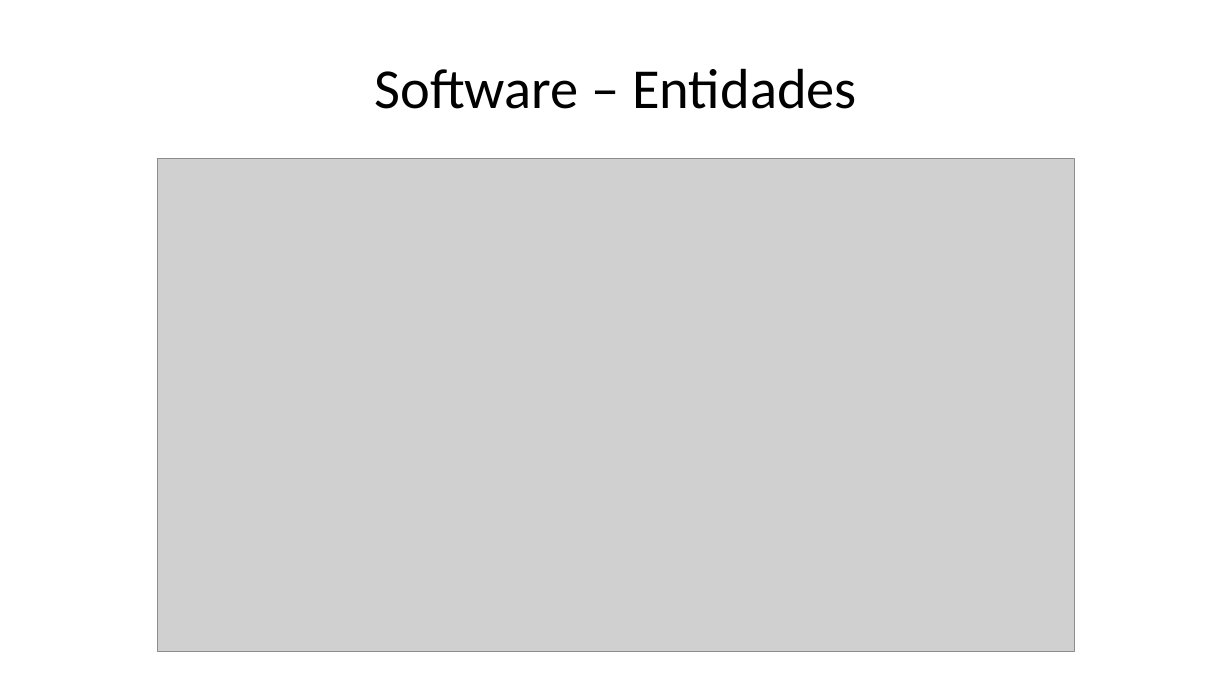
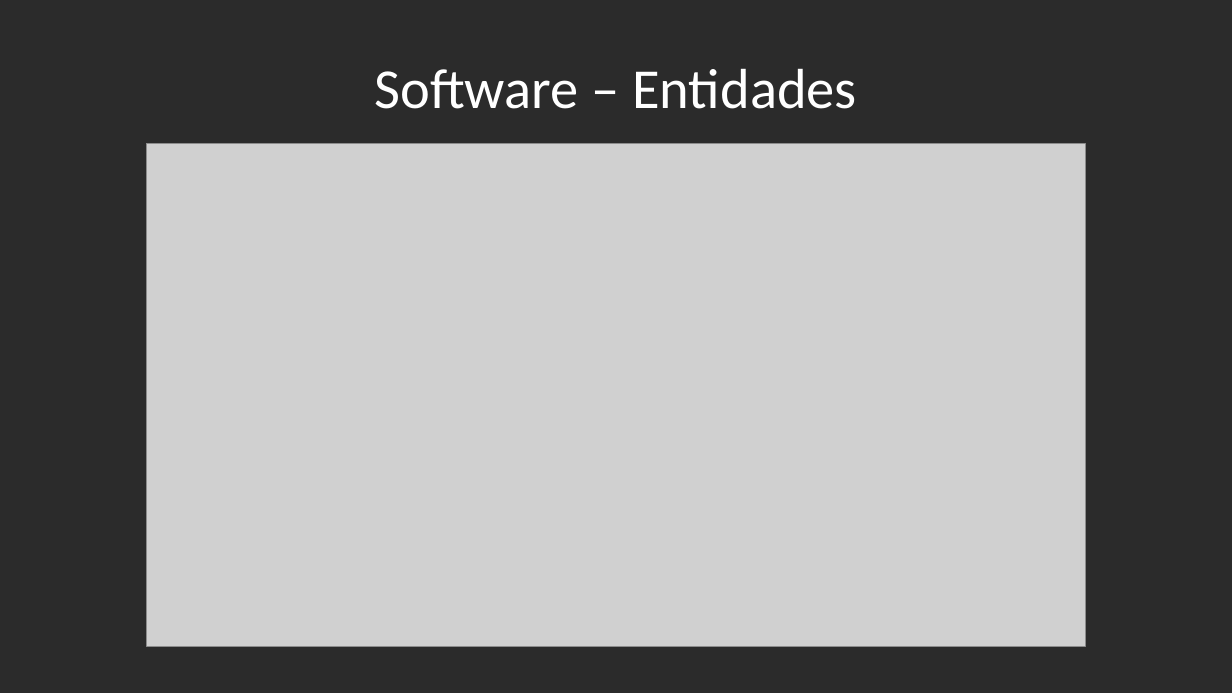
Before and after one commit to gktrainer/RacingTelemetry, a slide deck: slide 18 of 01_TCCDocs/TCCDocs_Arduino.pptx. Drawn at 1232x693 pixels with LibreOffice and Linux fonts; fonts in the diff are those of the drawing; grey boxes stand for pictures; background and template pictures are left out; a plain dark background stands for a picture behind light text. Boxes give left, top, right and bottom in pixels: in the first picture for what was removed or moved away, otherwise in the second. Text is boxed around its words. In the diff, an @@ line names an element or a change of style, - is before the commit and + after.

```diff
--- a/01_TCCDocs/TCCDocs_Arduino.pptx
+++ b/01_TCCDocs/TCCDocs_Arduino.pptx
@@ background #FFFFFF to picture (left out) @@
@@ title "Software – Entidades" at box(374, 68, 857, 109): text colour #000000 to #FFFFFF @@
@@ picture: place and size @@
-picture at box(157, 159, 1074, 652)
+picture at box(147, 143, 1085, 647)
```
Also in this commit, not shown: 20 other slides changed, 1 slide added, 2 slides removed.
